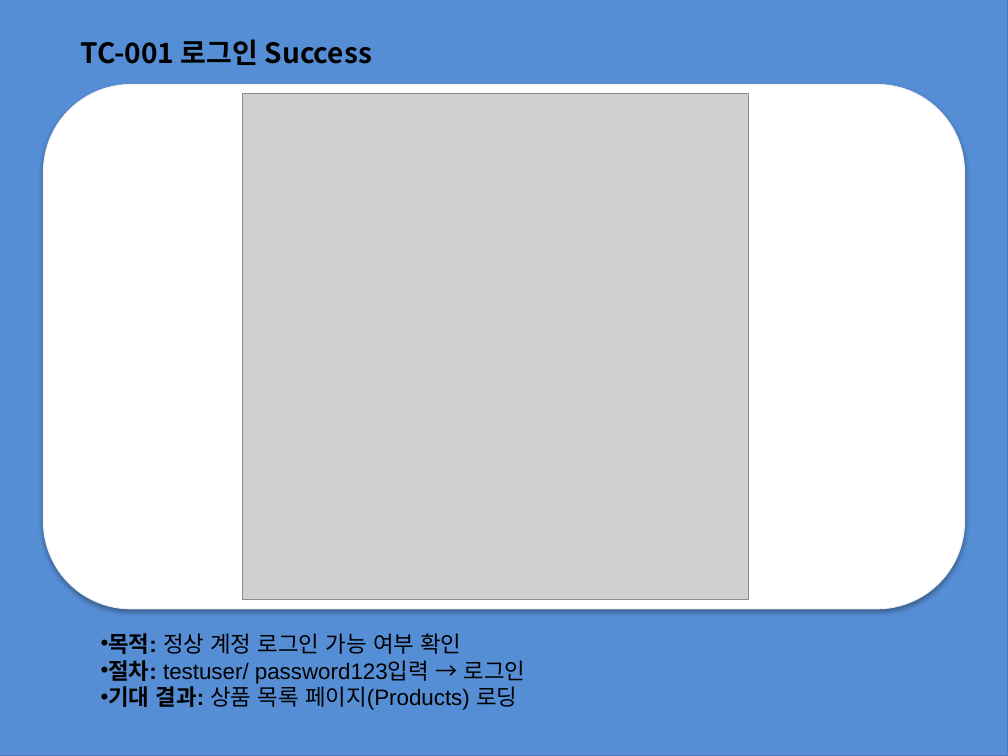
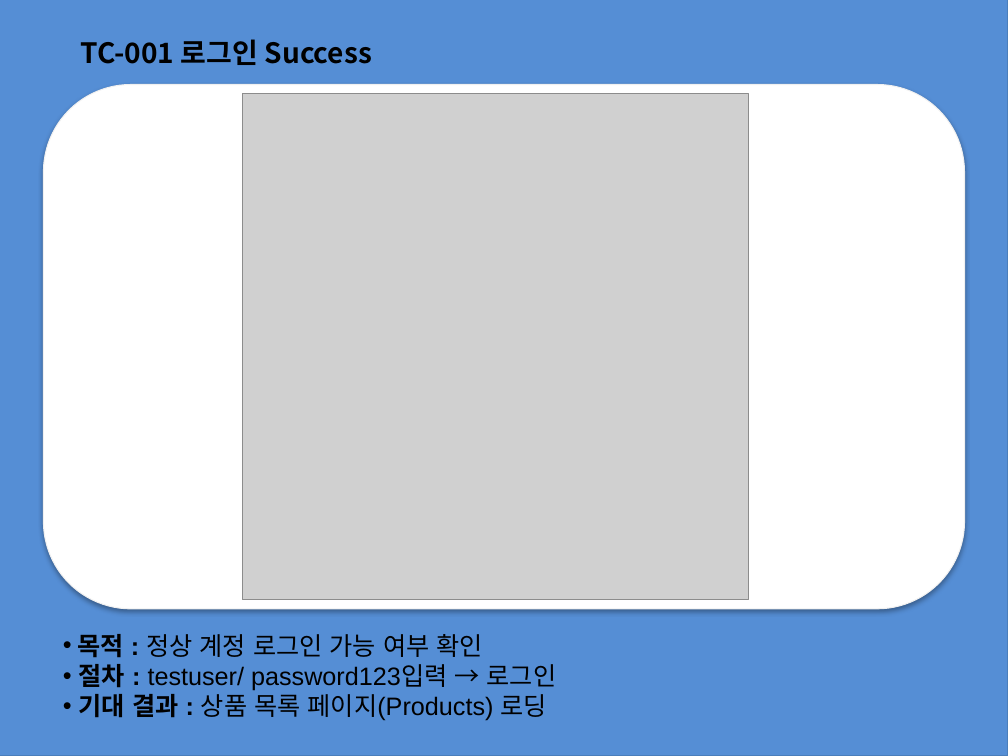
Before and after one commit to jwbaik98/project, a slide deck: slide 17 of 2조 프로젝트 과제(제작중).pptx. Drawn at 1008x756 pixels with LibreOffice and Linux fonts; fonts in the diff are those of the drawing; grey boxes stand for pictures. Boxes give left, top, right and bottom in pixels: in the first picture for what was removed or moved away, otherwise in the second. Text is boxed around its words. In the diff, an @@ line names an element or a change of style, - is before the commit and + after.

```diff
--- a/2조 프로젝트 과제(제작중).pptx
+++ b/2조 프로젝트 과제(제작중).pptx
@@ text at (77,634,557,721): text changed; size 16 to 18 pt @@
-• 목적: 정상 계정 로그인 가능 여부 확인
-• 절차: testuser/ password123입력 → 로그인
-• 기대 결과: 상품 목록 페이지(Products) 로딩
+• 목적 : 정상 계정 로그인 가능 여부 확인
+• 절차 : testuser/ password123입력 → 로그인
+• 기대 결과 : 상품 목록 페이지(Products) 로딩
```
Also in this commit, not shown: 9 other slides changed.
